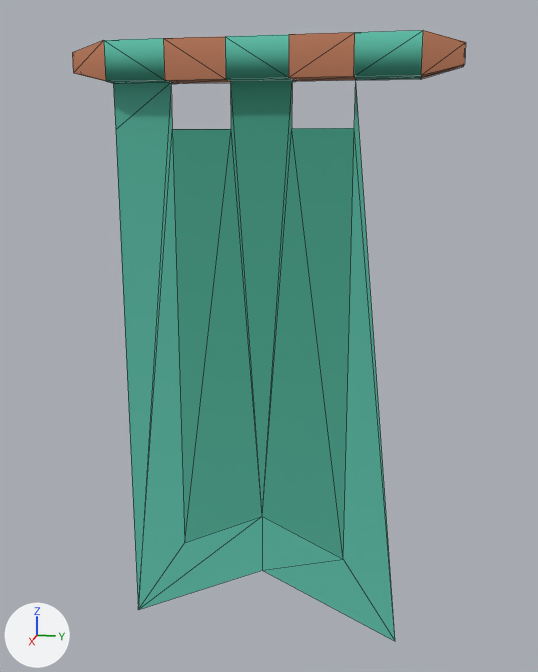
The glTF model public/assets/models/banner-green.glb: old version first, new version second.
Both versions are drawn from a 50 mm lens placed at (1.38, 0.206, 0.86), pointed at (0.39, 0.008, 0.613). Arrows for +X, +Y and +Z are at lower left; the lights stay in place. The older version comes first. Mesh edges are drawn as thin lines. Where no turn or scale is listed for an object, it has been applied to the vertices. Vertices at exactly the same position are counted once.

In view in the first picture: 'banner-green'.
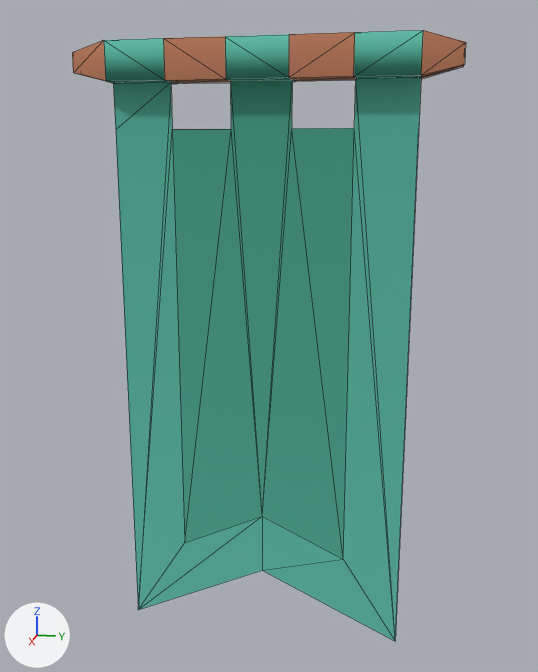
Location of each change, [x1, y1, x2, y2] in pixels of the pictures (538 x 672 px):
part 1 of me_banner_green, added (cyan)
    after: [356, 77, 421, 636]

What the commit changed:
me_banner_green is used by ob_banner_green; location (0.4, 0.0, 0.58).
Verts and faces of me_banner_green; kept vertices keep their numbers, new ones are numbered from 49.
Before the commit, vertices of me_banner_green: 3 (0.0, 0.2, 0.37) at pixel (421, 77), 34 (0.0, 0.2, -0.42) at pixel (395, 641), 36 (0.0, 0.12, 0.37) at pixel (355, 78).
me_banner_green had 49 vertices, 81 faces and spanned x -0.025..0.025, y -0.25..0.25, z -0.42..0.42.
me_banner_green now has 50 vertices, 83 faces and spans x -0.025..0.025, y -0.25..0.25, z -0.42..0.42.
Part 1, on me_banner_green:
New vertex 49 is at (0.0, 0.2, 0.31), pixel (418, 127).
New faces: (3, 34, 36), (3, 49, 34).
